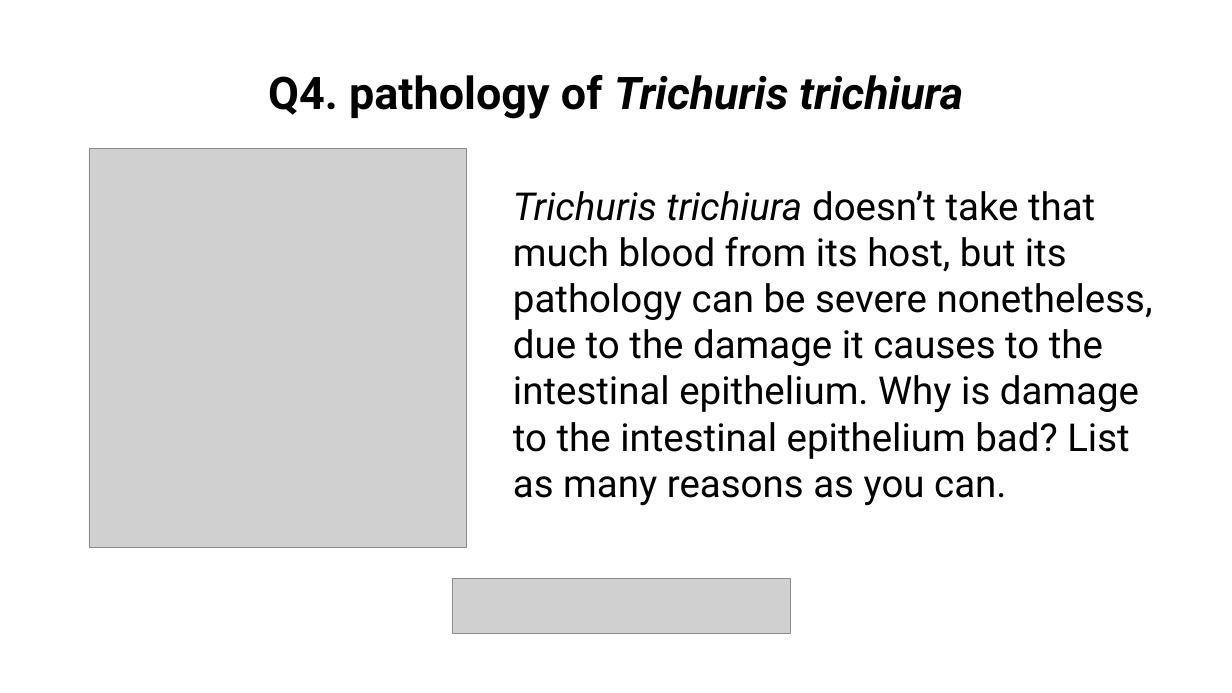
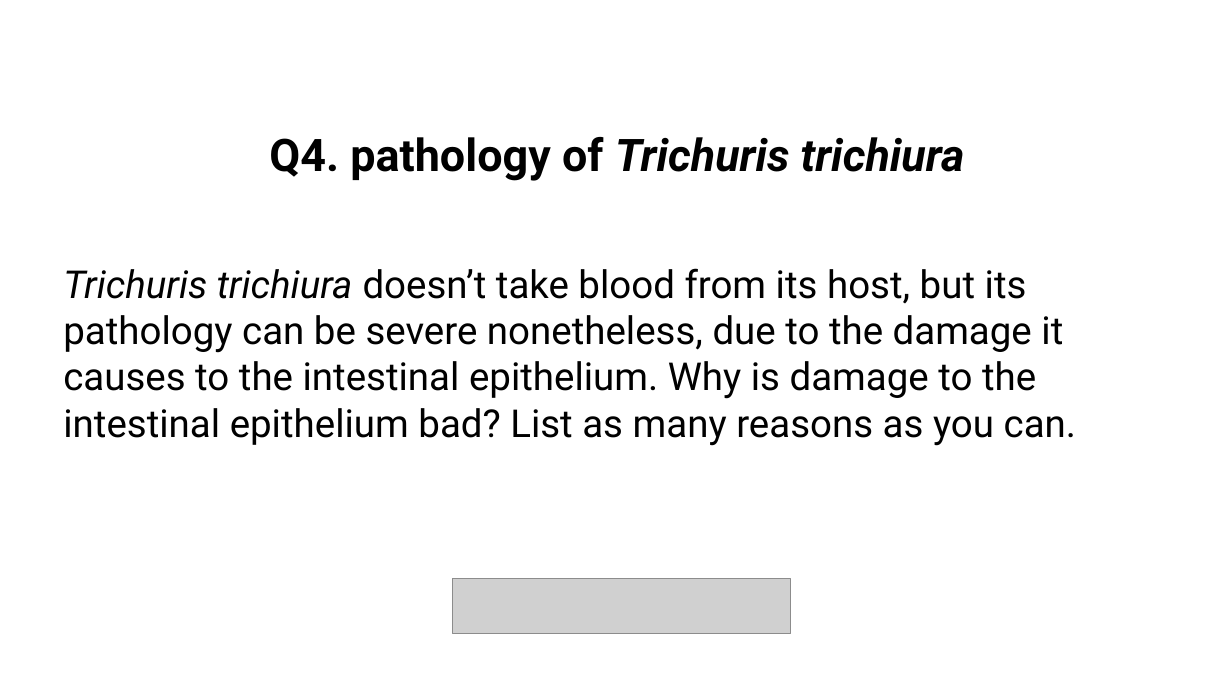
Before and after one commit to wood-lab/fish_406, a slide deck: slide 9 of docs/lectures/in-class_activities/class_10.pptx. Drawn at 1232x693 pixels with LibreOffice and Linux fonts; fonts in the diff are those of the drawing; grey boxes stand for pictures. Boxes give left, top, right and bottom in pixels: in the first picture for what was removed or moved away, otherwise in the second. Text is boxed around its words. In the diff, an @@ line names an element or a change of style, - is before the commit and + after.

```diff
--- a/docs/lectures/in-class_activities/class_10.pptx
+++ b/docs/lectures/in-class_activities/class_10.pptx
@@ text "Q4. pathology of Trichuris trichiura": place and size @@
-text "Q4. pathology of Trichuris trichiura" at (268, 75, 963, 119)
+text "Q4. pathology of Trichuris trichiura" at (269, 137, 965, 181)
@@ picture removed at (89, 149, 466, 548) @@
@@ text at (63, 268, 1076, 446): text changed @@
-Trichuris trichiura doesn’t take that much blood from its host, but its pathology can be severe nonetheless, due to the damage it causes to the intestinal epithelium. Why is damage to the intestinal epithelium bad? List as many reasons as you can.
+Trichuris trichiura doesn’t take blood from its host, but its pathology can be severe nonetheless, due to the damage it causes to the intestinal epithelium. Why is damage to the intestinal epithelium bad? List as many reasons as you can.
```
Also in this commit, not shown: 9 other files.
